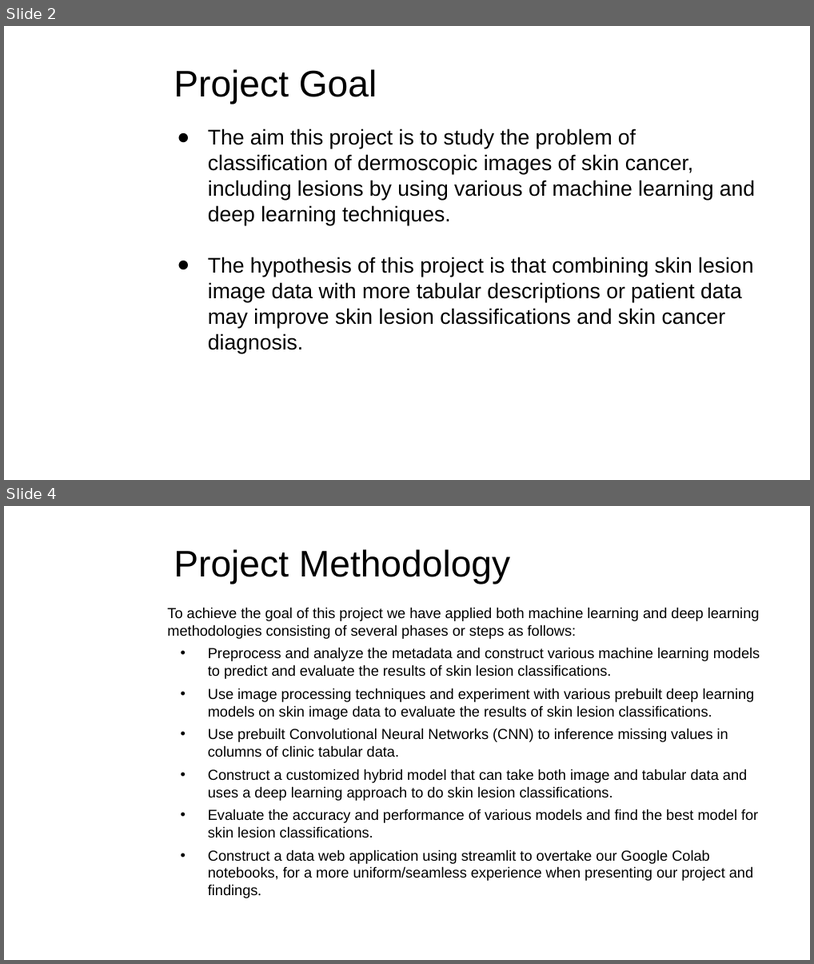
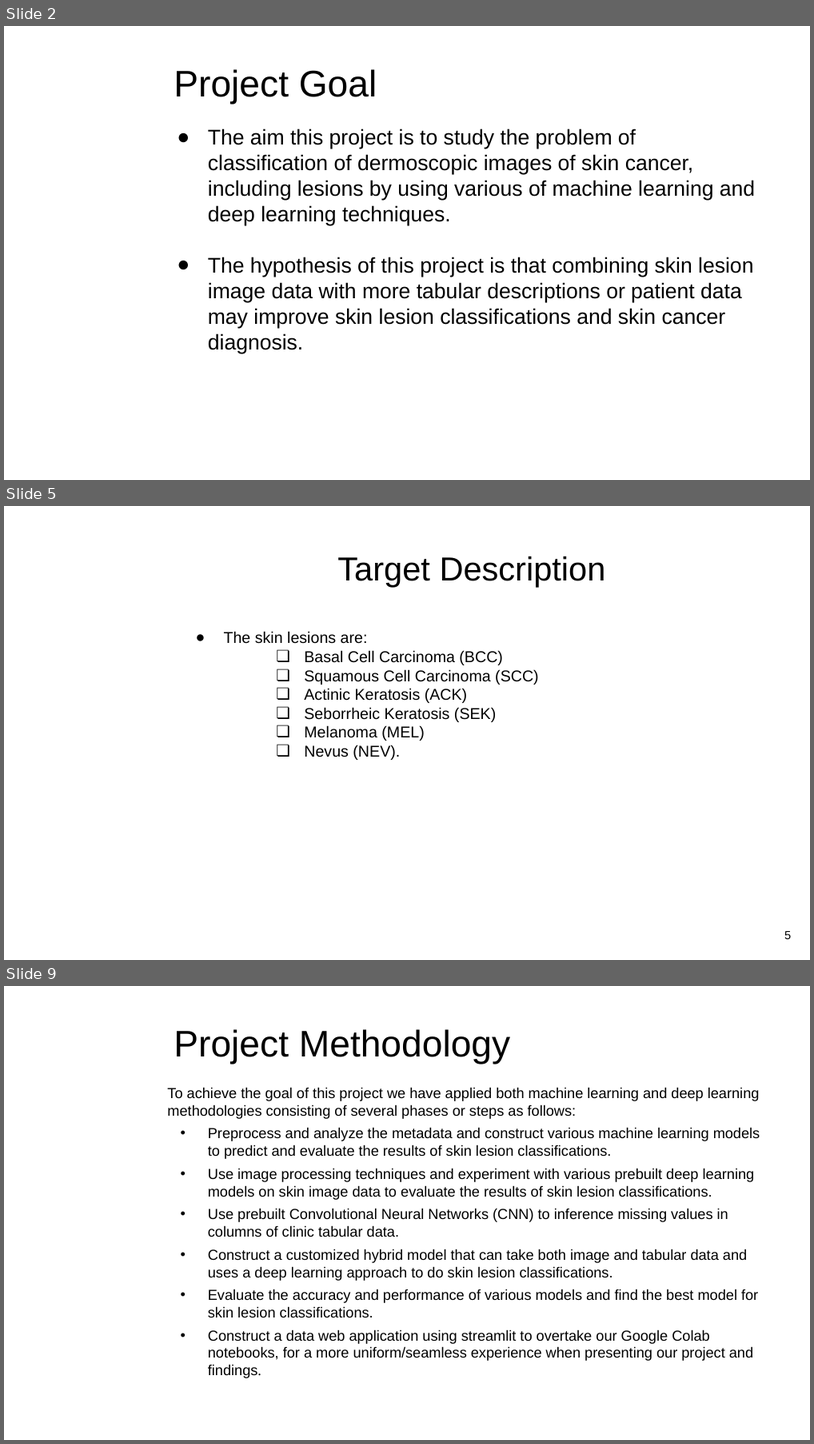
Before and after one commit to yunpengliDataScience/Skin_Cancer_ML_DL, a slide deck: Progress/Phase3/DATA_606_PhaseIII_Final.pptx. Shown one above the other, each under a label of ours: slides 2 and 4 before the commit, slides 2, 5 and 9 after it; the slides between them are not shown. The pictures are 814x964 and 814x1444 pixels, drawn with LibreOffice and Linux fonts; fonts in the diff are those of the drawing; background and template pictures are left out. Boxes give left, top, right and bottom in pixels: in the first picture for what was removed or moved away, otherwise in the second. Text is boxed around its words. In the diff, an @@ line names an element or a change of style, - is before the commit and + after.

```diff
--- a/Progress/Phase3/DATA_606_PhaseIII_Final.pptx
+++ b/Progress/Phase3/DATA_606_PhaseIII_Final.pptx
@@ slide 5 added at bbox=[4, 506, 810, 960], background picture (left out) @@
@@ title added at bbox=[338, 556, 606, 587], 29.7 pt, text #000000 @@
+Target Description
@@ text added at bbox=[224, 631, 539, 760], 14 pt, text #000000 @@
+● The skin lesions are:
+❏ Basal Cell Carcinoma (BCC)
+❏ Squamous Cell Carcinoma (SCC)
+❏ Actinic Keratosis (ACK)
+❏ Seborrheic Keratosis (SEK)
+❏ Melanoma (MEL)
+❏ Nevus (NEV).
@@ page number added at bbox=[785, 931, 791, 939], 10.5 pt, text #000000 @@
+5
@@ what was slide 4 is now slide 9 @@
```
Also in this commit, not shown: 3 slides changed, 5 other slides added.
